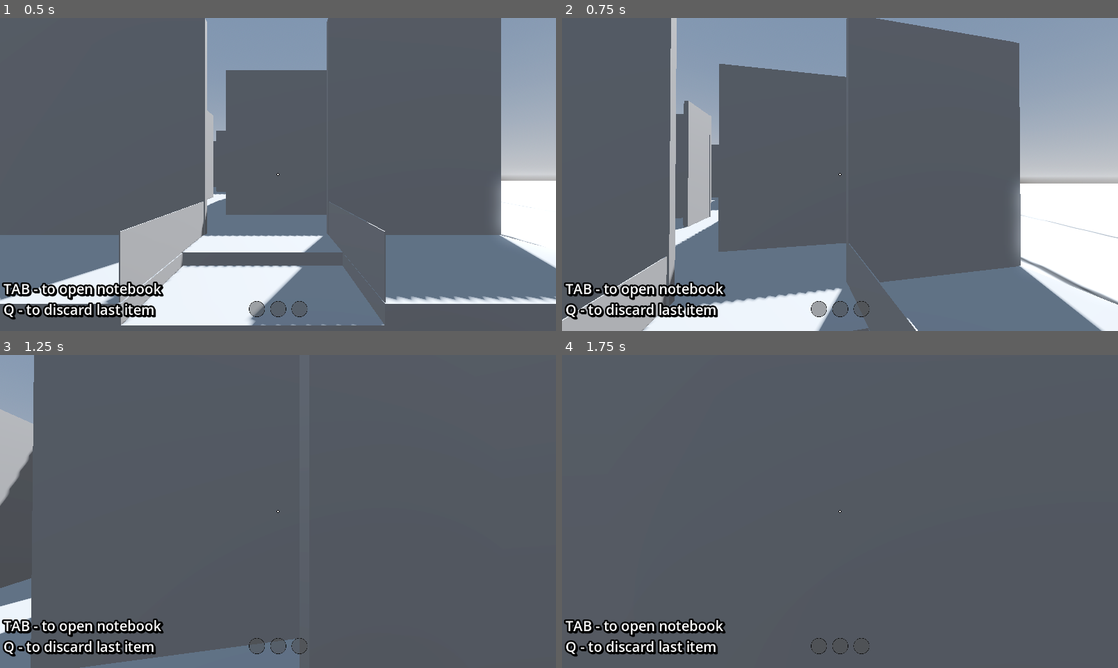
Above: before the commit, frames 1-4 (two rows, left to right).
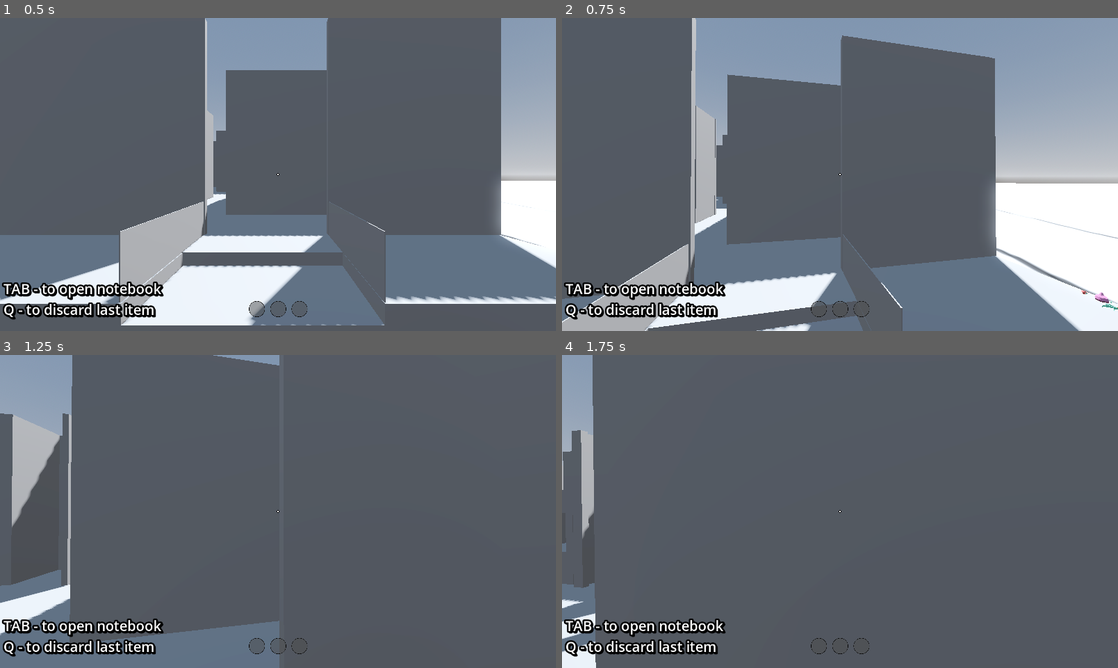
Above: after the commit, the same moments.

Repository: GrandmaLucas/GrandmasSoup
Game: Godot game, scene res://scenes/ruff_map_layout.tscn
The game is run twice, just before and just after one commit, with the same random seed, the same clock (stepped at 60 frames per second) and the same inputs.
Inputs (mouse positions are in pixels of both pictures, inside the frame that each line leads up to):
- Up to frame 1 (0.5 s): no input
- Up to frame 2 (0.75 s): move the mouse to (867, 174) at 0.52 s; hold W (move_forward) from 0.53 s (still down); hold Space (jump) from 0.53 s (still down)
- Up to frame 3 (1.25 s): keep holding W (move_forward); keep holding Space (jump)
- Up to frame 4 (1.75 s): keep holding W (move_forward); move the mouse to (812, 511) at 1.27 s; release Space (jump) at 1.28 s; tap Q (drop) at 1.35 s; tap Space (jump) at 1.52, 1.55 s

Frame 1 is identical in both runs. In frame 2, 16% of the frame differs, in the area x 0-100%, y 0-100%; in frame 3, 7.7%; in frame 4, 3.4%.

Commit message:
Added automatic jump and velocity movement

Diff:
--- a/project.godot
+++ b/project.godot
@@ -30,21 +30,25 @@
 move_left={
 "deadzone": 0.5,
 "events": [Object(InputEventKey,"resource_local_to_scene":false,"resource_name":"","device":-1,"window_id":0,"alt_pressed":false,"shift_pressed":false,"ctrl_pressed":false,"meta_pressed":false,"pressed":false,"keycode":0,"physical_keycode":65,"key_label":0,"unicode":97,"echo":false,"script":null)
+, Object(InputEventKey,"resource_local_to_scene":false,"resource_name":"","device":-1,"window_id":0,"alt_pressed":false,"shift_pressed":false,"ctrl_pressed":false,"meta_pressed":false,"pressed":false,"keycode":0,"physical_keycode":4194319,"key_label":0,"unicode":0,"echo":false,"script":null)
 ]
 }
 move_right={
 "deadzone": 0.5,
 "events": [Object(InputEventKey,"resource_local_to_scene":false,"resource_name":"","device":-1,"window_id":0,"alt_pressed":false,"shift_pressed":false,"ctrl_pressed":false,"meta_pressed":false,"pressed":false,"keycode":0,"physical_keycode":68,"key_label":0,"unicode":100,"echo":false,"script":null)
+, Object(InputEventKey,"resource_local_to_scene":false,"resource_name":"","device":-1,"window_id":0,"alt_pressed":false,"shift_pressed":false,"ctrl_pressed":false,"meta_pressed":false,"pressed":false,"keycode":0,"physical_keycode":4194321,"key_label":0,"unicode":0,"echo":false,"script":null)
 ]
 }
 move_forward={
 "deadzone": 0.5,
 "events": [Object(InputEventKey,"resource_local_to_scene":false,"resource_name":"","device":-1,"window_id":0,"alt_pressed":false,"shift_pressed":false,"ctrl_pressed":false,"meta_pressed":false,"pressed":false,"keycode":0,"physical_keycode":87,"key_label":0,"unicode":119,"echo":false,"script":null)
+, Object(InputEventKey,"resource_local_to_scene":false,"resource_name":"","device":-1,"window_id":0,"alt_pressed":false,"shift_pressed":false,"ctrl_pressed":false,"meta_pressed":false,"pressed":false,"keycode":0,"physical_keycode":4194320,"key_label":0,"unicode":0,"echo":false,"script":null)
 ]
 }
 move_backward={
 "deadzone": 0.5,
 "events": [Object(InputEventKey,"resource_local_to_scene":false,"resource_name":"","device":-1,"window_id":0,"alt_pressed":false,"shift_pressed":false,"ctrl_pressed":false,"meta_pressed":false,"pressed":false,"keycode":0,"physical_keycode":83,"key_label":0,"unicode":115,"echo":false,"script":null)
+, Object(InputEventKey,"resource_local_to_scene":false,"resource_name":"","device":-1,"window_id":0,"alt_pressed":false,"shift_pressed":false,"ctrl_pressed":false,"meta_pressed":false,"pressed":false,"keycode":0,"physical_keycode":4194322,"key_label":0,"unicode":0,"echo":false,"script":null)
 ]
 }
 jump={
@@ -75,11 +79,13 @@
 previous_page={
 "deadzone": 0.5,
 "events": [Object(InputEventKey,"resource_local_to_scene":false,"resource_name":"","device":-1,"window_id":0,"alt_pressed":false,"shift_pressed":false,"ctrl_pressed":false,"meta_pressed":false,"pressed":false,"keycode":0,"physical_keycode":65,"key_label":0,"unicode":97,"echo":false,"script":null)
+, Object(InputEventKey,"resource_local_to_scene":false,"resource_name":"","device":-1,"window_id":0,"alt_pressed":false,"shift_pressed":false,"ctrl_pressed":false,"meta_pressed":false,"pressed":false,"keycode":0,"physical_keycode":4194319,"key_label":0,"unicode":0,"echo":false,"script":null)
 ]
 }
 next_page={
 "deadzone": 0.5,
 "events": [Object(InputEventKey,"resource_local_to_scene":false,"resource_name":"","device":-1,"window_id":0,"alt_pressed":false,"shift_pressed":false,"ctrl_pressed":false,"meta_pressed":false,"pressed":false,"keycode":0,"physical_keycode":68,"key_label":0,"unicode":100,"echo":false,"script":null)
+, Object(InputEventKey,"resource_local_to_scene":false,"resource_name":"","device":-1,"window_id":0,"alt_pressed":false,"shift_pressed":false,"ctrl_pressed":false,"meta_pressed":false,"pressed":false,"keycode":0,"physical_keycode":4194321,"key_label":0,"unicode":0,"echo":false,"script":null)
 ]
 }
 pause={
--- a/scripts/gs_player.gd
+++ b/scripts/gs_player.gd
@@ -22,21 +22,36 @@
 		inventory.drop_item()
 
 func _physics_process(delta):
+	# Apply gravity
 	if not is_on_floor():
 		velocity.y -= GRAVITY * delta
+	else:
+		velocity.y = 0  # Reset vertical velocity when on the ground
 
-	if Input.is_action_just_pressed("jump") and is_on_floor():
+	if Input.is_action_pressed("jump") and is_on_floor():
 		velocity.y = JUMP_VELOCITY
-
+	# Get input direction
 	var input_dir = Input.get_vector("move_left", "move_right", "move_forward", "move_backward")
 	var direction = (head.transform.basis * Vector3(input_dir.x, 0, input_dir.y)).normalized()
-	if direction:
-		velocity.x = direction.x * SPEED
-		velocity.z = direction.z * SPEED
+
+	var ACCELERATION = 20.0  # Acceleration rate
+	var DECELERATION = 15.0  # Deceleration rate
+	var SPEED = 5.0          # Maximum speed
+
+	var target_velocity = Vector3.ZERO
+
+	if direction != Vector3.ZERO:
+		# Calculate target velocity based on input
+		target_velocity = direction * SPEED
+		# Accelerate towards target velocity
+		velocity.x = move_toward(velocity.x, target_velocity.x, ACCELERATION * delta)
+		velocity.z = move_toward(velocity.z, target_velocity.z, ACCELERATION * delta)
 	else:
-		velocity.x = 0.0
-		velocity.z = 0.0
+		# Decelerate to a stop when no input
+		velocity.x = move_toward(velocity.x, 0, DECELERATION * delta)
+		velocity.z = move_toward(velocity.z, 0, DECELERATION * delta)
 
+	# Move the player
 	move_and_slide()
 
 func pickup_item(item_mesh, should_destroy, item_type = null):
